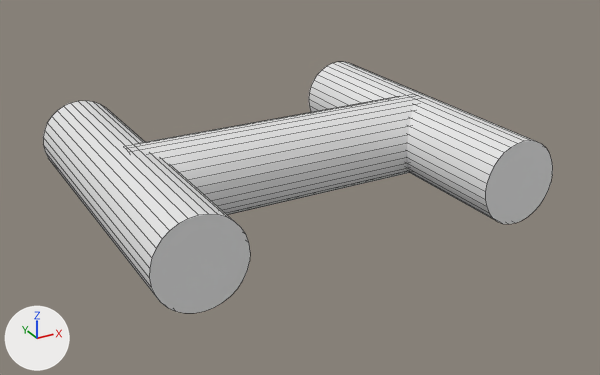
A saved change to the Blender file Assets/Models/FootstephOK.blend.
Camera for both pictures: a camera (50 mm lens) standing at (-2.8, -6.56, 2.39) and looking at (0.06, -1.36, -0.21). Every picture has the same lights, and +X, +Y and +Z are marked at lower left. Mesh edges are drawn as thin lines.

The scene before the commit, as lines of its bpy script (objects in view):
```python
me_цилиндр = bpy.data.meshes.new('Цилиндр')
me_цилиндр.from_pydata(...)  # 192 vertices, 102 faces; spans x -1.57..1.57, y -2.51..0.03, z -0.33..0.33
ob_цилиндр = bpy.data.objects.new('Цилиндр', me_цилиндр)
ob_цилиндр.location = (0.0, 0.0, 0.0)
```
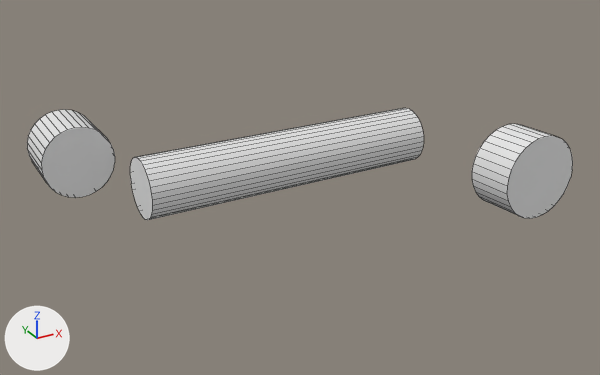
Changed parts and their boxes (x1, y1, x2, y2) in the pictures (600 x 375 px; the box of a moved part takes in the faces that stretch with it):
'Цилиндр', reshaped (7% wider, 55% shorter)
    before: (43, 62, 553, 313)
    after: (27, 108, 573, 220)
part 1 of me_цилиндр, moved or reshaped
    before: (309, 62, 553, 224)
    after: (472, 124, 573, 218)
part 2 of me_цилиндр, moved or reshaped
    before: (43, 101, 250, 313)
    after: (27, 110, 115, 198)
part 3 of me_цилиндр, moved or reshaped
    before: (126, 96, 417, 215)
    after: (130, 108, 424, 220)

Patch to the scene script:
```diff
--- a/Assets/Models/FootstephOK.blend.py
+++ b/Assets/Models/FootstephOK.blend.py
@@ me_цилиндр @@
 me_цилиндр.from_pydata(...)  # 192 vertices, 102 faces; spans x -1.57..1.57, y -2.51..0.03, z -0.33..0.33
 # used by ob_цилиндр; location = (0.0, 0.0, 0.0)
+# me_цилиндр part 1: the loose piece of 64 vertices spanning x 0.91..1.57, y -2.49..0.03, z -0.33..0.33 is scaled about its middle by (1, 0.145, 1), then moved by (0.2, -1.07, 0.0)
+# me_цилиндр part 2: the loose piece of 64 vertices spanning x -1.57..-0.91, y -2.51..0.01, z -0.33..0.33 is multiplied about its middle by the matrix ((0.881, 0.01, 0.0), (0.006, 0.215, 0.003), (0.0, 0.0, 0.881)), then moved by (-0.19, 0.95, 0.0)
+# me_цилиндр part 3: the loose piece of 64 vertices spanning x -1.26..1.26, y -1.57..-0.91, z -0.32..0.32 is scaled about its middle by (0.93, 0.702, 0.702), then moved by (-0.01, 0.0, 0.0)
```
